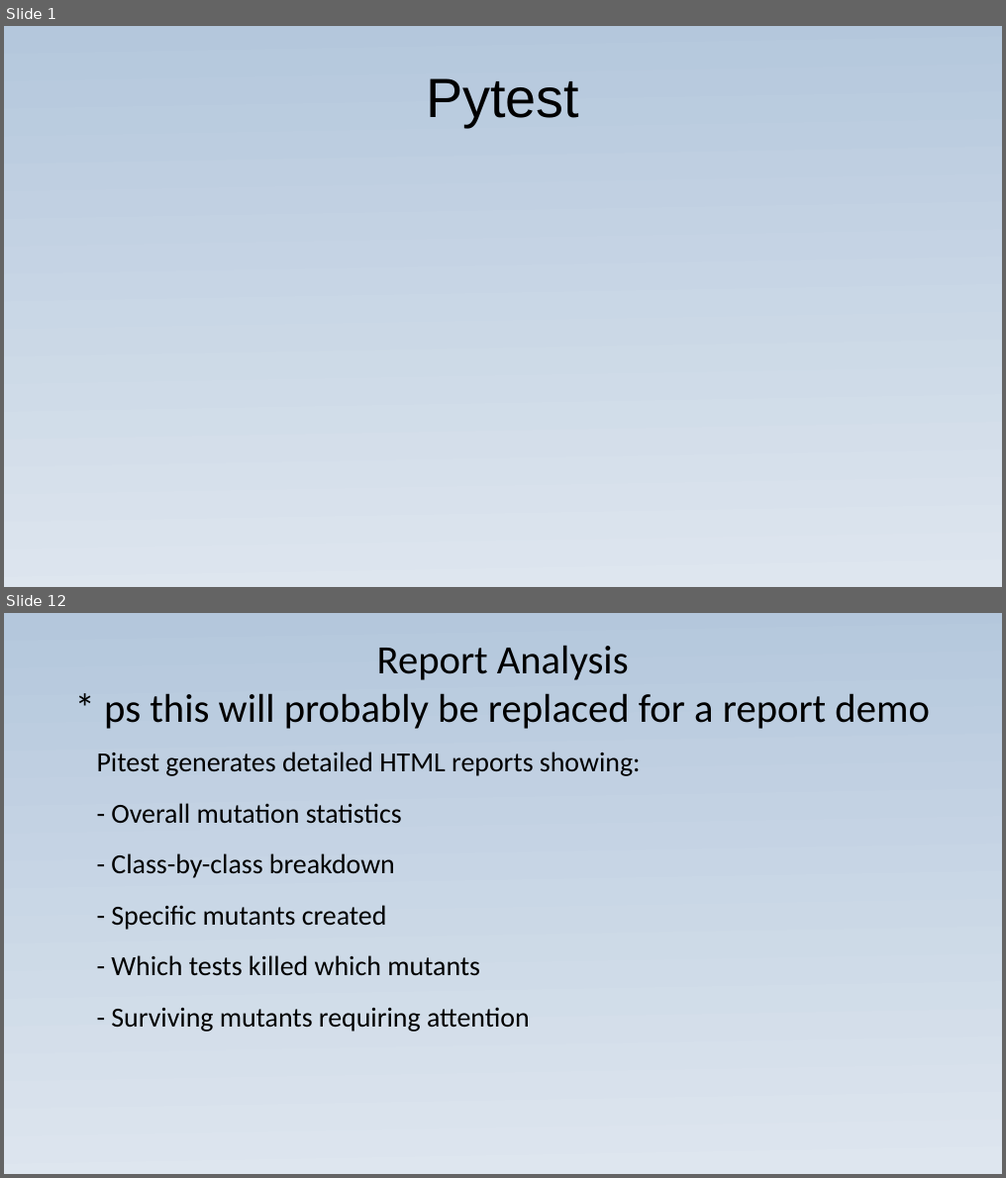
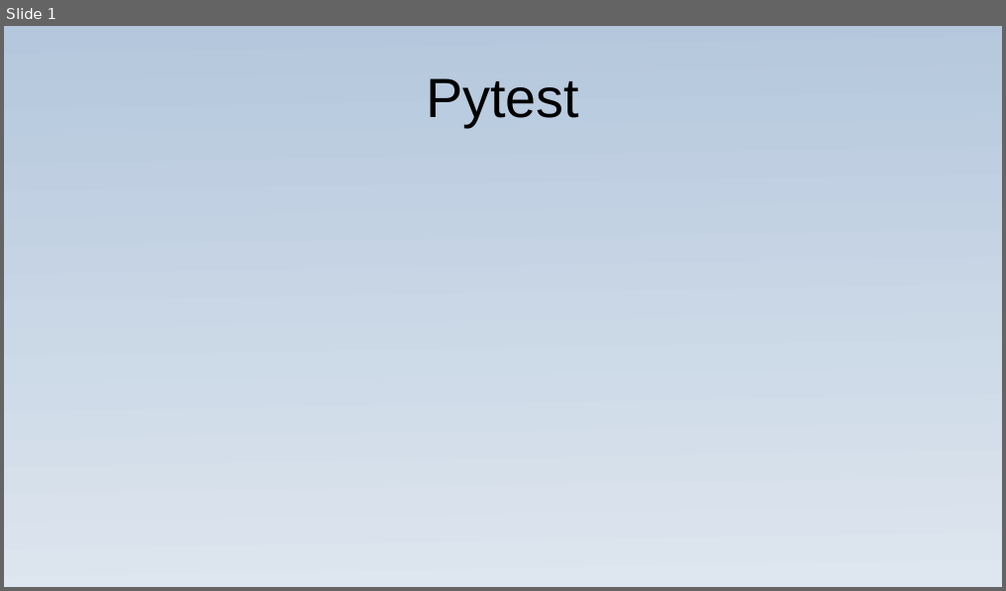
Before and after one commit to JoaoGuilhermedeSa/pitest, a slide deck: Presentation_exibition.ppsx. Shown one above the other, each under a label of ours: slides 1 and 12 before the commit, slide 1 after it; the slides between them are not shown. The pictures are 1006x1178 and 1006x591 pixels, drawn with LibreOffice and Linux fonts; fonts in the diff are those of the drawing; background and template pictures are left out. Boxes give left, top, right and bottom in pixels: in the first picture for what was removed or moved away, otherwise in the second. Text is boxed around its words. In the diff, an @@ line names an element or a change of style, - is before the commit and + after.

Commit message:
updating presentation

```diff
--- a/Presentation_exibition.ppsx
+++ b/Presentation_exibition.ppsx
@@ slide 12 removed at <box>4,613,1002,1174</box>, background gradient #B4C7DC to #DEE6EF @@
@@ title removed at <box>104,645,929,729</box> @@
-Report Analysis
-* ps this will probably be replaced for a report demo
@@ text removed at <box>97,752,641,1032</box> @@
-Pitest generates detailed HTML reports showing:
-- Overall mutation statistics
-- Class-by-class breakdown
-- Specific mutants created
-- Which tests killed which mutants
-- Surviving mutants requiring attention
```
Also in this commit, not shown: 1 slide changed, 2 slides added, 3 other slides removed, 1 other file.
